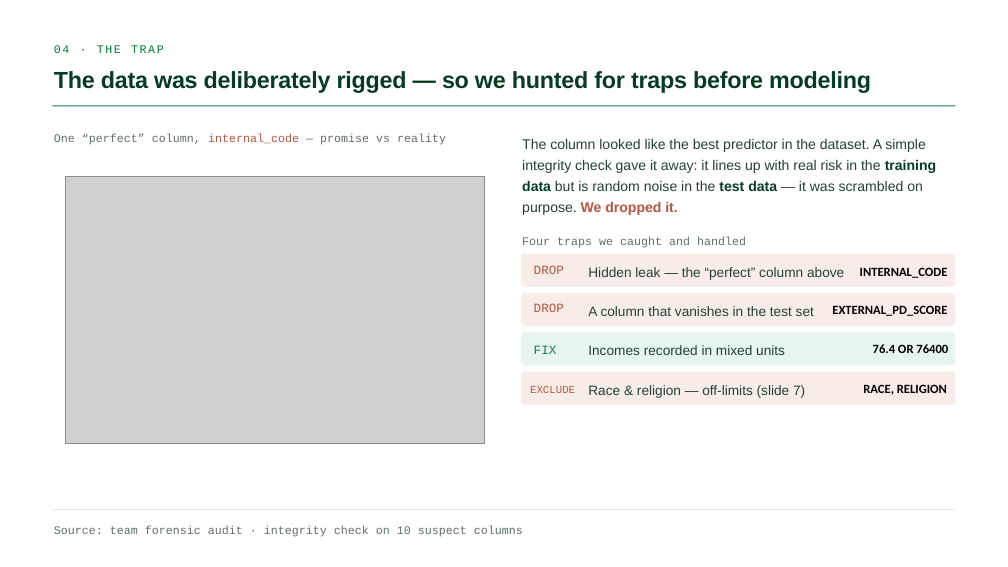
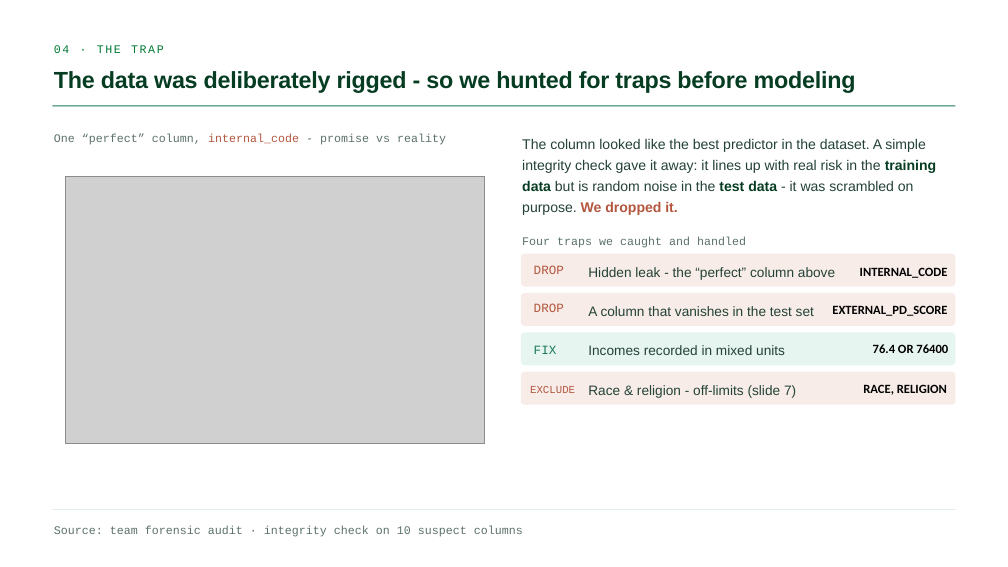
Before and after one commit to GianlucaBave/final-data-finance, a slide deck: slide 4 of presentation/Consulting_Finance_ML_Slides.pptx. Drawn at 1008x567 pixels with LibreOffice and Linux fonts; fonts in the diff are those of the drawing; grey boxes stand for pictures. Boxes give left, top, right and bottom in pixels: in the first picture for what was removed or moved away, otherwise in the second. Text is boxed around its words. In the diff, an @@ line names an element or a change of style, - is before the commit and + after.

```diff
--- a/presentation/Consulting_Finance_ML_Slides.pptx
+++ b/presentation/Consulting_Finance_ML_Slides.pptx
@@ text at bbox=[54, 71, 856, 93]: text changed @@
-The data was deliberately rigged — so we hunted for traps before modeling
+The data was deliberately rigged - so we hunted for traps before modeling
@@ text at bbox=[54, 134, 446, 145]: text changed @@
-One “perfect” column, internal_code — promise vs reality
+One “perfect” column, internal_code - promise vs reality
@@ text at bbox=[522, 138, 936, 215]: text changed @@
-The column looked like the best predictor in the dataset. A simple integrity check gave it away: it lines up with real risk in the training data but is random noise in the test data — it was scrambled on purpose. We dropped it.
+The column looked like the best predictor in the dataset. A simple integrity check gave it away: it lines up with real risk in the training data but is random noise in the test data - it was scrambled on purpose. We dropped it.
@@ text at bbox=[588, 267, 835, 280]: text changed @@
-Hidden leak — the “perfect” column above
+Hidden leak - the “perfect” column above
@@ text at bbox=[588, 385, 796, 398]: text changed @@
-Race & religion — off-limits (slide 7)
+Race & religion - off-limits (slide 7)
```
Also in this commit, not shown: 9 other slides changed.
